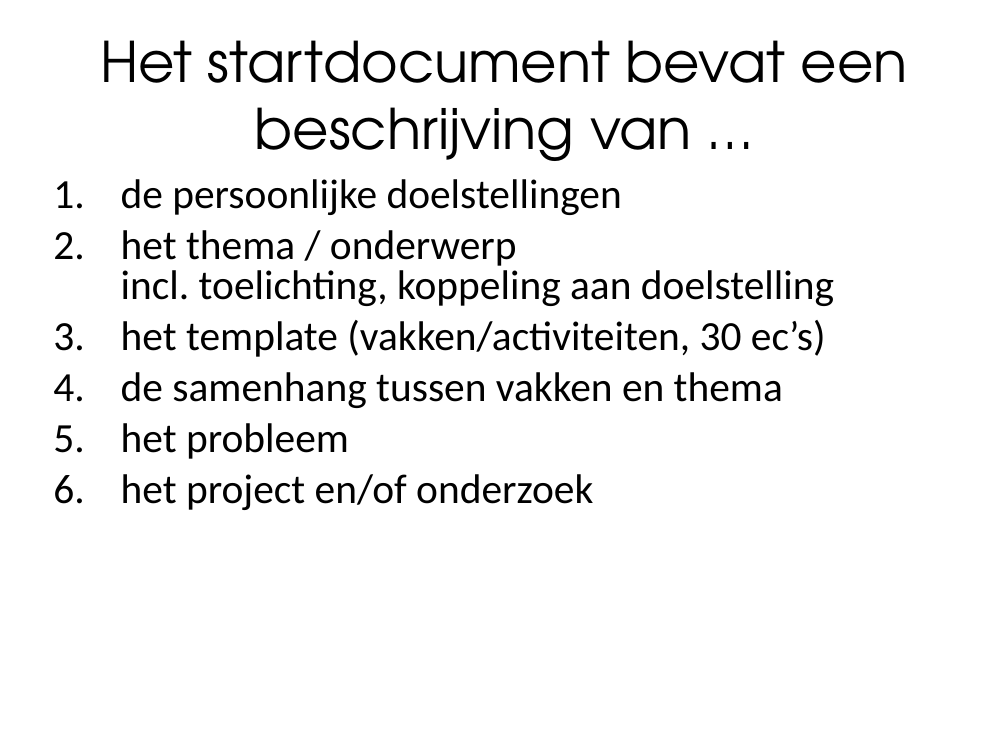
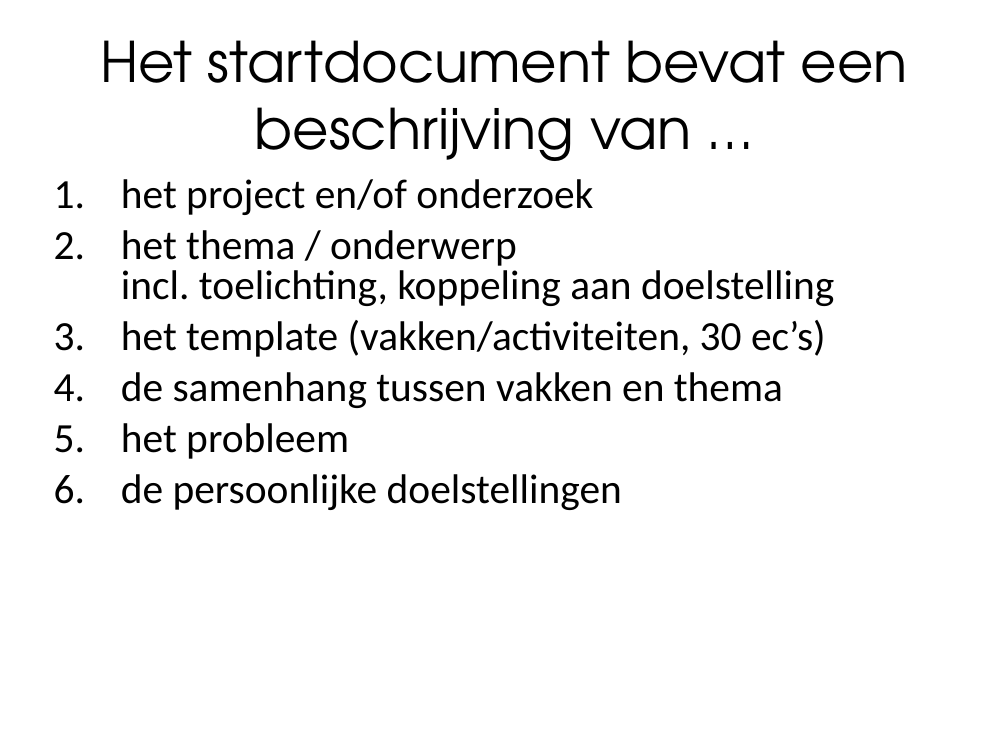
Before and after one commit to Zaibatsu89/androway, a slide deck: slide 19 of documents/minoren.ppt. Drawn at 1008x756 pixels with LibreOffice and Linux fonts; fonts in the diff are those of the drawing; background and template pictures are left out. Boxes give left, top, right and bottom in pixels: in the first picture for what was removed or moved away, otherwise in the second. Text is boxed around its words. In the diff, an @@ line names an element or a change of style, - is before the commit and + after.

```diff
--- a/documents/minoren.ppt
+++ b/documents/minoren.ppt
@@ text at (121, 179, 593, 215): text changed @@
-1. de persoonlijke doelstellingen
+1. het project en/of onderzoek
@@ text at (121, 474, 622, 510): text changed @@
-6. het project en/of onderzoek
+6. de persoonlijke doelstellingen
```
Also in this commit, not shown: 2 other slides changed.
